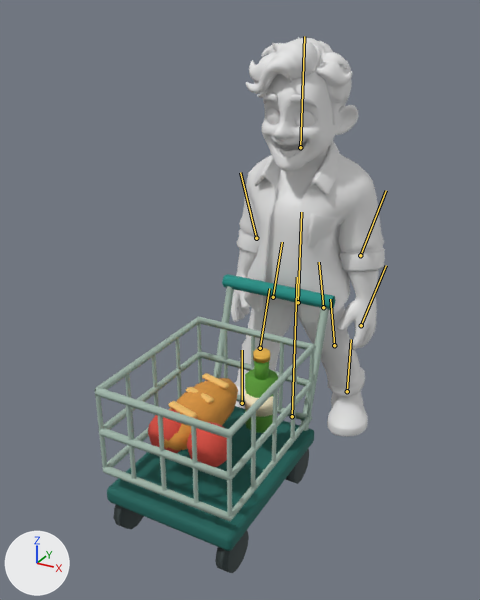
The FBX model unity/CheckoutSimulator/Assets/Art/Characters/Meshy/Customer_02.fbx, before and after one commit.
The view is the same before and after, from a camera (50 mm lens) standing at (1.51, -3.46, 2.49) and looking at (-0.07, -0.6, 1.06). Arrows for +X, +Y and +Z are at lower left; the lights stay in place. The older version comes first. Both versions are drawn at frame 7 of the action 'Customer_02_Rig|Customer_02_Rig|WalkingWithBasket'; the numbers are the values there. The bones that change, and the others that lie on the model, are drawn over the model as lines.

The first picture shows 'Customer_02_Body', 'Customer_02_Prop'.
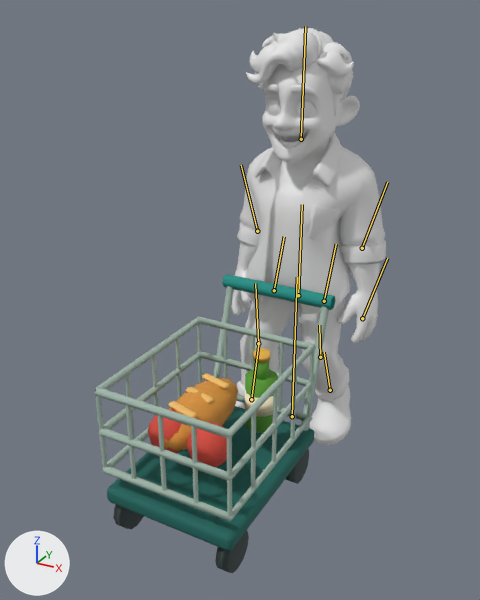
Where the change shows, as pixel boxes (x1, y1, x2, y2) in the pictures (480 x 600 px):
'Customer_02_Body', posed
    before: (231, 37, 385, 437)
    after: (231, 28, 386, 445)
bone 'Torso', root to tip
    before: (298, 302) to (301, 212)
    after: (298, 295) to (302, 204)
bone 'Thigh_L', root to tip
    before: (273, 297) to (282, 242)
    after: (274, 290) to (284, 236)
bone 'Shin_L', root to tip
    before: (260, 348) to (269, 288)
    after: (258, 343) to (255, 283)
bone 'Foot_L', root to tip
    before: (242, 403) to (242, 350)
    after: (251, 399) to (259, 341)
bone 'Thigh_R', root to tip
    before: (323, 307) to (319, 262)
    after: (324, 301) to (336, 244)
bone 'Shin_R', root to tip
    before: (334, 345) to (330, 299)
    after: (320, 357) to (319, 325)
bone 'Foot_R', root to tip
    before: (347, 391) to (351, 339)
    after: (330, 390) to (324, 352)

What the commit changed:
Bone 'Torso' (bone_torso) moves from (0.0, -0.05, 0.0) to (0.003, -0.002, 0.0).
Bone 'Thigh_L' (bone_thigh_l) turns from (-18, 0, 0) to (-31, 4, 2) degrees about its own x, y and z.
Bone 'Shin_L' (bone_shin_l) turns from (0, 0, 0) to (25, -4, 2) degrees about its own x, y and z.
Bone 'Foot_L' (bone_foot_l) turns from (18, 0, 0) to (-8, 5, -7) degrees about its own x, y and z.
Bone 'Thigh_R' (bone_thigh_r) turns from (18, 0, 0) to (-22, -3, 0) degrees about its own x, y and z.
Bone 'Shin_R' (bone_shin_r) turns from (0, 0, 0) to (55, 11, -4) degrees about its own x, y and z.
Bone 'Foot_R' (bone_foot_r) turns from (-18, 0, 0) to (-10, -7, 11) degrees about its own x, y and z.
